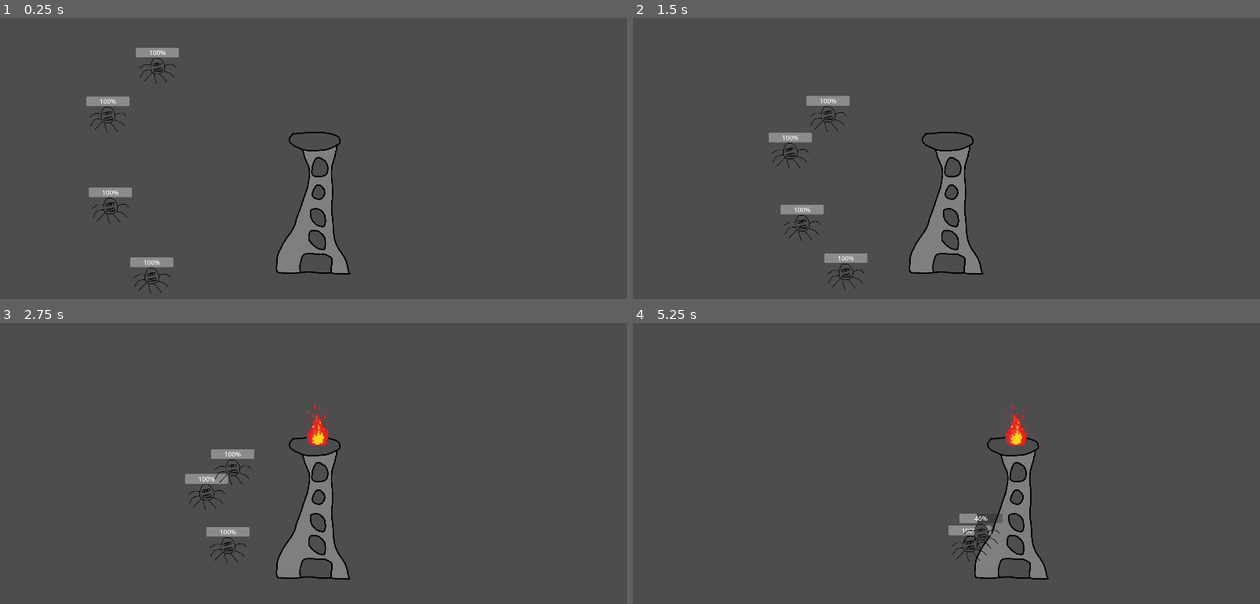
Above: before the commit, frames 1-4 (two rows, left to right).
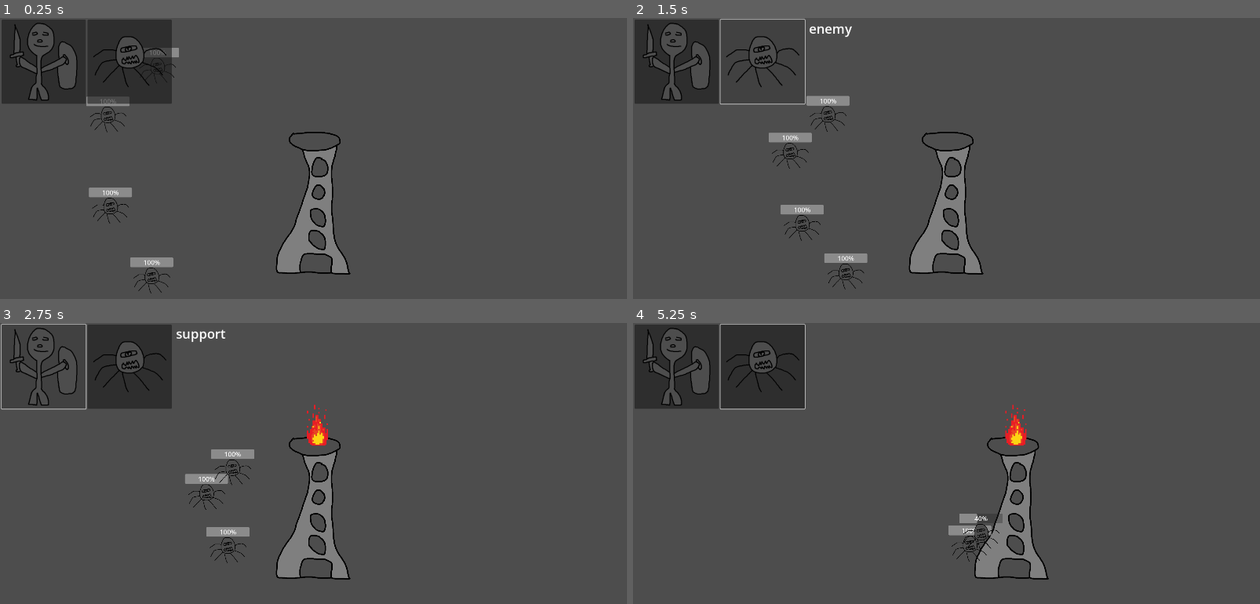
Above: after the commit, the same moments.

Repository: rcanpahali/tower-defense-prototype
Game: Godot game, scene res://game.tscn
Same seed, same stepped clock (60 frames per second), same inputs: the game is played once before the commit and once after it.
Inputs (mouse positions are in pixels of both pictures, inside the frame that each line leads up to):
- Up to frame 1 (0.25 s): no input
- Up to frame 2 (1.5 s): click (676, 62) at 0.52 s; click (764, 62) at 1.27 s
- Up to frame 3 (2.75 s): click (43, 367) at 2.02 s
- Up to frame 4 (5.25 s): click (764, 367) at 2.77 s; click (676, 367) at 3.52 s; click (764, 367) at 4.27 s; tap Enter at 5 s; move the mouse to (1084, 480) at 5.02 s; hold A (a) from 5.03 s (still down); click (1084, 480) at 5.17 s

The runs differ from the first frame. In frame 1, 6.7% of the frame differs, in the area x 0-28%, y 0-31%; in frame 2, 3.6%; in frame 3, 4.5%; in frame 4, 6.9%.

Commit message:
add unit deployment logic

Diff:
--- a/game.tscn
+++ b/game.tscn
@@ -1,13 +1,16 @@
-[gd_scene load_steps=5 format=3 uid="uid://ddgtolxvcgb52"]
+[gd_scene load_steps=8 format=3 uid="uid://ddgtolxvcgb52"]
 
 [ext_resource type="Texture2D" uid="uid://coc5uy4d0exmv" path="res://resources/bg.png" id="1_fmhsi"]
 [ext_resource type="PackedScene" uid="uid://bayt41i2apokn" path="res://tower.tscn" id="2_t0tjd"]
 [ext_resource type="PackedScene" uid="uid://b61dt3y2jkp3o" path="res://enemy.tscn" id="3_bmrb6"]
 [ext_resource type="Script" path="res://camera.gd" id="3_isppq"]
+[ext_resource type="Texture2D" uid="uid://b6xch8vnna0gw" path="res://resources/support_unit.png" id="5_4twim"]
+[ext_resource type="Script" path="res://ui.gd" id="5_gamis"]
+[ext_resource type="Texture2D" uid="uid://bnlc6syr155b2" path="res://resources/enemy.png" id="6_kpgid"]
 
 [node name="Game" type="Node2D"]
 
-[node name="World" type="Node2D" parent="."]
+[node name="World" type="Node2D" parent="." groups=["world"]]
 
 [node name="Background" type="Sprite2D" parent="World"]
 texture = ExtResource("1_fmhsi")
@@ -27,9 +30,39 @@
 position = Vector2(-1001, -816)
 
 [node name="UI" type="Node2D" parent="."]
+position = Vector2(5, 5)
+script = ExtResource("5_gamis")
 
-[node name="CanvasLayer" type="CanvasLayer" parent="."]
+[node name="CanvasLayer" type="CanvasLayer" parent="UI"]
 
-[node name="Camera2D" type="Camera2D" parent="CanvasLayer"]
+[node name="Deployment" type="Node2D" parent="UI/CanvasLayer"]
+
+[node name="SupportButton" type="Button" parent="UI/CanvasLayer/Deployment"]
+offset_left = 5.0
+offset_top = 5.0
+offset_right = 263.0
+offset_bottom = 263.0
+action_mode = 0
+icon = ExtResource("5_4twim")
+
+[node name="EnemyButton" type="Button" parent="UI/CanvasLayer/Deployment"]
+offset_left = 268.0
+offset_top = 5.0
+offset_right = 526.0
+offset_bottom = 263.0
+action_mode = 0
+icon = ExtResource("6_kpgid")
+
+[node name="Label" type="Label" parent="UI/CanvasLayer/Deployment"]
+offset_left = 539.0
+offset_top = 5.0
+offset_right = 579.0
+offset_bottom = 60.0
+theme_override_font_sizes/font_size = 40
+
+[node name="Camera2D" type="Camera2D" parent="."]
 zoom = Vector2(0.5, 0.5)
 script = ExtResource("3_isppq")
+
+[connection signal="pressed" from="UI/CanvasLayer/Deployment/SupportButton" to="UI" method="_on_support_button_pressed"]
+[connection signal="pressed" from="UI/CanvasLayer/Deployment/EnemyButton" to="UI" method="_on_enemy_button_pressed"]
--- /dev/null
+++ b/game_manager.gd
@@ -0,0 +1 @@
+extends Node
--- a/project.godot
+++ b/project.godot
@@ -14,6 +14,10 @@
 run/main_scene="res://game.tscn"
 config/features=PackedStringArray("4.2", "GL Compatibility")
 config/icon="res://icon.svg"
+
+[autoload]
+
+GameManager="*res://game_manager.gd"
 
 [display]
 
--- /dev/null
+++ b/support.tscn
@@ -0,0 +1,21 @@
+[gd_scene load_steps=5 format=3 uid="uid://sprvkdyrxir5"]
+
+[ext_resource type="Script" path="res://enemy.gd" id="1_5f6w2"]
+[ext_resource type="Texture2D" uid="uid://b6xch8vnna0gw" path="res://resources/support_unit.png" id="2_pbjj8"]
+[ext_resource type="PackedScene" uid="uid://dinchin4nq8hq" path="res://health_bar.tscn" id="3_cec0g"]
+
+[sub_resource type="CircleShape2D" id="CircleShape2D_j71am"]
+radius = 50.0899
+
+[node name="Support" type="CharacterBody2D" groups=["enemy"]]
+script = ExtResource("1_5f6w2")
+
+[node name="Sprite2D" type="Sprite2D" parent="."]
+texture = ExtResource("2_pbjj8")
+
+[node name="CollisionShape2D" type="CollisionShape2D" parent="."]
+position = Vector2(-1, 61)
+shape = SubResource("CircleShape2D_j71am")
+
+[node name="HealthBar" parent="." instance=ExtResource("3_cec0g")]
+position = Vector2(0, -152)
--- /dev/null
+++ b/ui.gd
@@ -0,0 +1,42 @@
+extends Node2D
+
+const ENEMY = preload("res://enemy.tscn")
+const SUPPORT = preload("res://support.tscn")
+
+@onready var WORLD = get_tree().get_first_node_in_group("world")
+
+@onready var support_button: Button = $CanvasLayer/Deployment/SupportButton
+@onready var enemy_button: Button = $CanvasLayer/Deployment/EnemyButton
+@onready var label: Label = $CanvasLayer/Deployment/Label
+
+@export_enum("enemy", "support") var deployment_type = ""
+
+func _process(delta: float) -> void:
+	label.text = deployment_type
+
+func _on_support_button_pressed() -> void:
+	if deployment_type != "support":
+		deployment_type = "support"
+	else:
+		deployment_type = ""
+
+func _on_enemy_button_pressed() -> void:
+	if deployment_type != "enemy":
+		deployment_type = "enemy"
+	else:
+		deployment_type = ""
+
+func _unhandled_input(event: InputEvent) -> void:
+	if event is InputEventMouseButton:
+		if event.button_index == 1 && event.button_mask == 1:
+			handle_deployment()
+
+func handle_deployment():
+	if deployment_type == "enemy":
+		var new_enemy = ENEMY.instantiate()
+		new_enemy.global_position = get_global_mouse_position()
+		WORLD.add_child(new_enemy)
+	if deployment_type == "support":
+		var new_support = SUPPORT.instantiate()
+		new_support.global_position = get_global_mouse_position()
+		WORLD.add_child(new_support)
